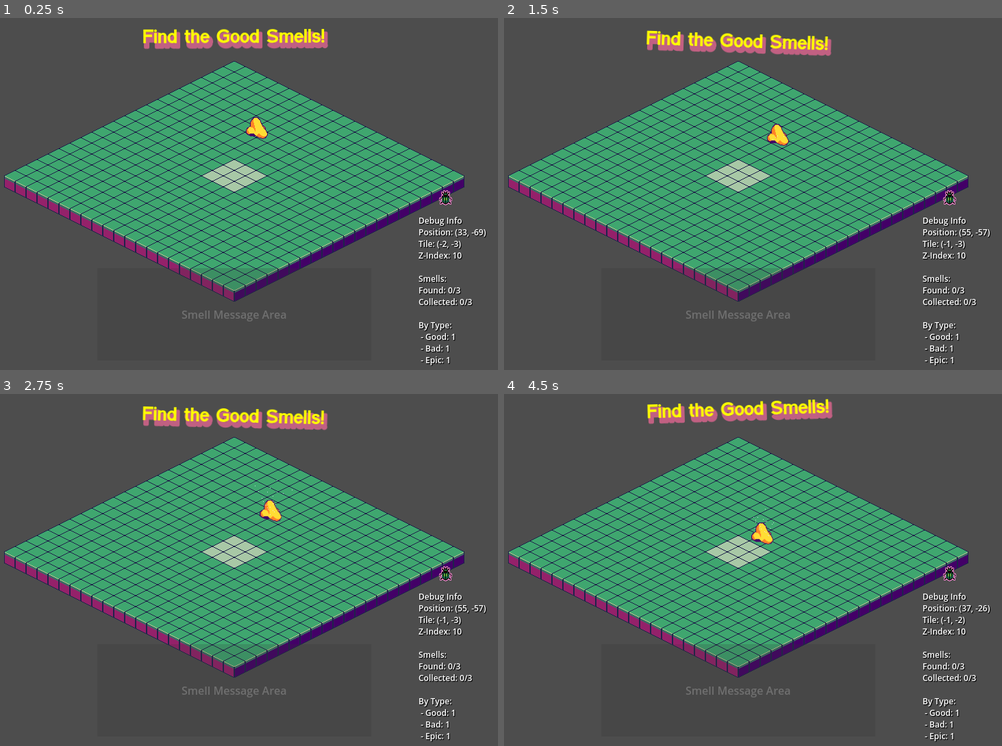
Above: before the commit, frames 1-4 (two rows, left to right).
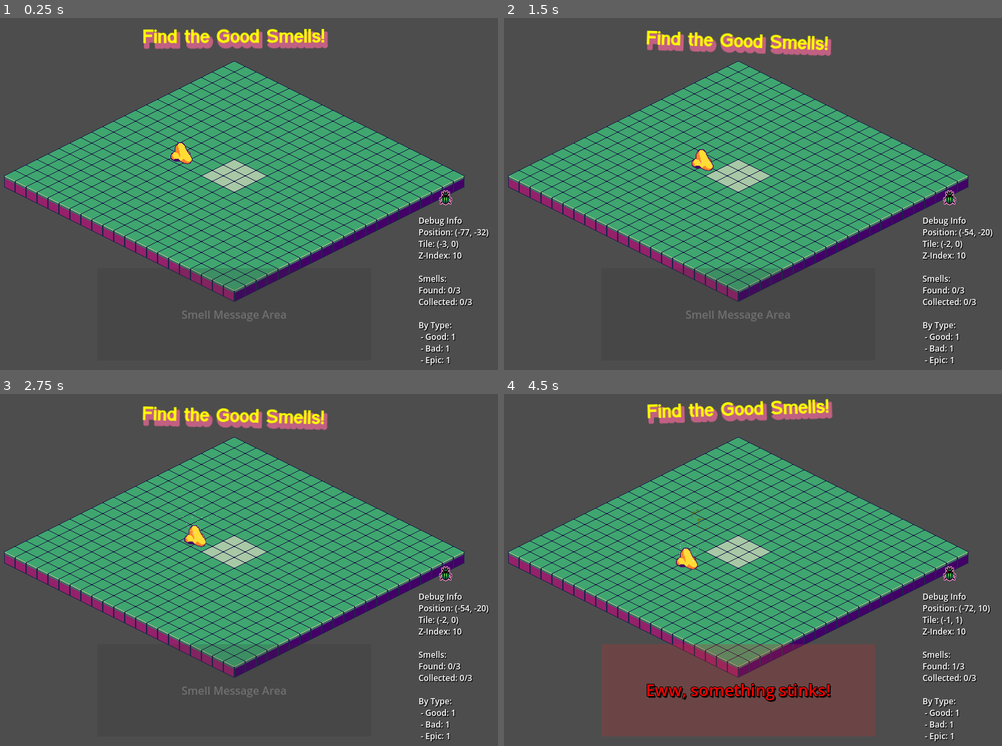
Above: after the commit, the same moments.

Repository: ArrHarper/good-smells-game
Game: Godot game, scene res://scenes/main/main.tscn
Same seed, same stepped clock (60 frames per second), same inputs: the game is played once before the commit and once after it.
Inputs:
- Up to frame 1 (0.25 s): no input
- Up to frame 2 (1.5 s): click "Debug Info Position: (33, -69…" (after the commit: "Debug Info Position: (-77, -3…") at 0.5 s; hold Right (ui_right) from 1.28 s (still down); tap Space (smell) at 1.35 s
- Up to frame 3 (2.75 s): release Right (ui_right) at 2 s; click "Debug Info Position: (55, -57…" (after the commit: "Debug Info Position: (-54, -2…") at 2 s
- Up to frame 4 (4.5 s): hold Down (ui_down) 2.78-3.53 s; tap Space (smell) at 2.85, 3.6, 4.35 s; hold Right (ui_right) 3.53-4.28 s; hold Up (ui_up) from 4.28 s (still down)

The runs differ from the first frame. In frame 1, 0.5% of the frame differs, in the area x 34-99%, y 28-66%; in frame 2, 0.5%; in frame 3, 0.5%; in frame 4, 15%, in the area x 19-98%, y 32-98%.

Commit message:
fixed particle color system

Diff:
--- a/scenes/main/main.tscn
+++ b/scenes/main/main.tscn
@@ -37,23 +37,24 @@
 
 [node name="nose" parent="." instance=ExtResource("3_sugp2")]
 z_index = 10
-position = Vector2(33, -69)
+position = Vector2(-77, -32)
 
 [node name="GoodSmell1" parent="." instance=ExtResource("4_lfxvs")]
-position = Vector2(73, 30)
+z_index = 25
+position = Vector2(59, 22)
 smell_name = "Flowers"
 smell_type = "good"
 smell_message = "Mmm, fresh flowers!"
 points = 25
-particles_color = Color(0.998525, 0.509175, 0.722968, 1)
+particles_color = Color(0.761784, 0.0833806, 0.45085, 0.898039)
 
 [node name="BadSmell1" parent="." instance=ExtResource("4_lfxvs")]
-position = Vector2(-38, -44)
+position = Vector2(-58, -22)
 smell_name = "Garbage"
 smell_type = "bad"
 smell_message = "Eww, something stinks!"
 points = 25
-particles_color = Color(0.226262, 0.124142, 0.0104875, 1)
+particles_color = Color(0.394606, 0.401839, 1.92523e-07, 1)
 
 [node name="EpicSmell1" parent="." instance=ExtResource("4_lfxvs")]
 z_index = 1
@@ -62,7 +63,6 @@
 smell_type = "epic"
 smell_message = "Delicious chocolate!"
 points = 25
-particles_color = Color(0.8, 0.4, 0, 1)
 
 [node name="Camera2D" type="Camera2D" parent="."]
 
--- a/scenes/smells/smell.gd
+++ b/scenes/smells/smell.gd
@@ -10,7 +10,7 @@
 @export var detected: bool = false
 
 # Visual representation variables
-@export var particles_color: Color = Color(1, 1, 1)
+@export var particles_color: Color = Color("#CCCCCCE5") # Default color that can be overridden in editor
 var particle_system
 signal animation_completed(smell_data) # Signal to notify when animation is done
 
@@ -56,39 +56,54 @@
 	particles_material.emission_sphere_radius = 15.0 # Increased from 10.0
 	particles_material.direction = Vector3(0, -1, 0)
 	particles_material.spread = 60.0 # Increased from 45.0
-	particles_material.gravity = Vector3(0, -30, 0) # Stronger upward gravity
-	particles_material.initial_velocity_min = 20.0 # Increased from 10.0
-	particles_material.initial_velocity_max = 40.0 # Increased from 20.0
+	particles_material.gravity = Vector3(0, -35, 0) # Even stronger upward gravity
+	particles_material.initial_velocity_min = 25.0 # Increased velocity
+	particles_material.initial_velocity_max = 45.0 # Increased velocity
 
-	# Set color based on smell type
-	if smell_type == "good":
-		particles_material.color = Color(0.2, 0.8, 0.2, 0.8) # More vivid green
-	elif smell_type == "bad":
-		particles_material.color = Color(0.8, 0.2, 0.2, 0.8) # Red
-	elif smell_type == "epic":
-		particles_material.color = Color(0.8, 0.2, 0.8, 0.8) # Purple
+	# Set color based on smell type or custom color
+	# If particles_color is different from the default, use it instead of type-based color
+	var is_custom_color = particles_color != Color("#CCCCCCE5")
+
+	if is_custom_color:
+		# Use the custom color set in the editor
+		particles_material.color = particles_color
 	else:
-		particles_material.color = Color(0.8, 0.8, 0.8, 0.8) # Light gray for neutral
+		# Otherwise use type-based color
+		if smell_type == "good":
+			particles_material.color = Color("#33CC33E5") # Bright green with high alpha
+			particles_color = particles_material.color # Update the export property
+		elif smell_type == "bad":
+			particles_material.color = Color("#CC3333E5") # Bright red with high alpha
+			particles_color = particles_material.color # Update the export property
+		elif smell_type == "epic":
+			particles_material.color = Color("#CC33CCE5") # Bright purple with high alpha
+			particles_color = particles_material.color # Update the export property
+		else:
+			particles_material.color = Color("#CCCCCCE5") # Light gray with high alpha
 
-	# Add scale variation to particles
-	particles_material.scale_min = 1.0
-	particles_material.scale_max = 2.5
+	# Increased scale for better visibility
+	particles_material.scale_min = 1.5
+	particles_material.scale_max = 3.0
 
 	# Add a bit of turbulence/randomness
 	particles_material.turbulence_enabled = true
-	particles_material.turbulence_noise_strength = 1.0
+	particles_material.turbulence_noise_strength = 1.2
 	particles_material.turbulence_noise_scale = 1.5
 
 	# Apply material and add to scene
 	particle_system.process_material = particles_material
-	particle_system.amount = 24 # Increased from 16
-	particle_system.lifetime = 2.5 # Slightly longer lifetime
+	particle_system.amount = 28 # Increased particle count
+	particle_system.lifetime = 3.0 # Longer lifetime for better visibility
 	particle_system.explosiveness = 0.2 # Add some burst effect
 	particle_system.one_shot = false
 	particle_system.local_coords = false
 
-	# Ensure default modulate is fully visible, we'll control visibility with emitting
-	particle_system.modulate = Color(1, 1, 1, 1)
+	# Make particles always render on top of other elements regardless of isometric position
+	particle_system.z_index = 1000 # Very high z-index value
+
+	# Critical setting: Setting z_as_relative to false ensures the z_index is absolute
+	# This means it won't be affected by the parent's z_index in the isometric sorting
+	particle_system.z_as_relative = false
 
 	add_child(particle_system)
 
@@ -113,16 +128,12 @@
 
 		# Show particles rising with animation
 		if particle_system:
-			# Set the color explicitly based on smell type
+			# Use the current particles_color (which may have been set in the editor)
+			# or use the smell type colors if not customized
 			var material = particle_system.process_material
-			if smell_type == "good":
-				material.color = Color(0.2, 0.8, 0.2, 0.8) # More vivid green
-			elif smell_type == "bad":
-				material.color = Color(0.8, 0.2, 0.2, 0.8) # Red
-			elif smell_type == "epic":
-				material.color = Color(0.8, 0.2, 0.8, 0.8) # Purple
-			else:
-				material.color = Color(0.8, 0.8, 0.8, 0.8) # Light gray for neutral
+
+			# Use the current color (which would have been set in setup_particles)
+			material.color = particles_color
 
 			# Start emitting particles immediately
 			particle_system.emitting = true
Not shown: 1 places in scenes/main/main.tscn that only renumber resources
